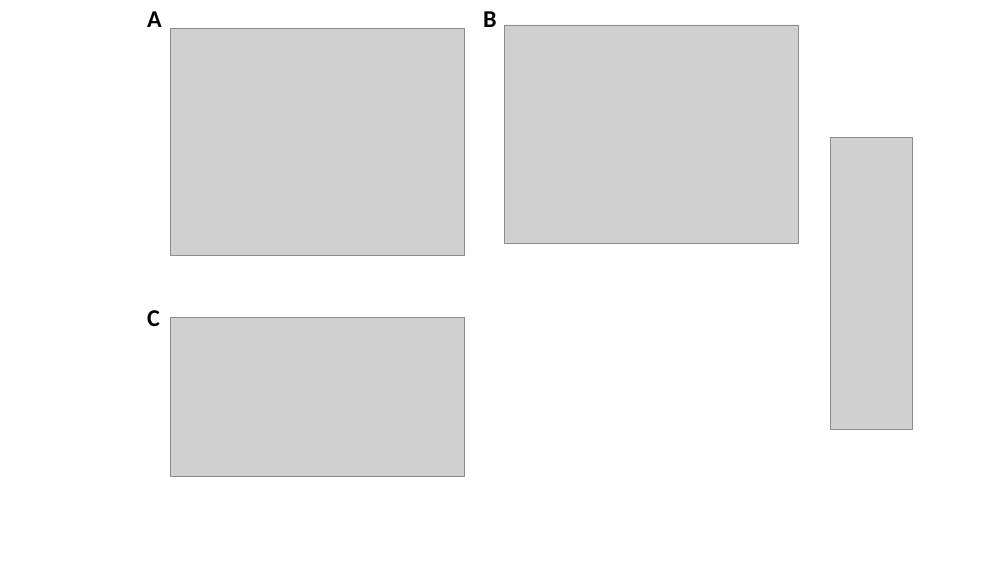
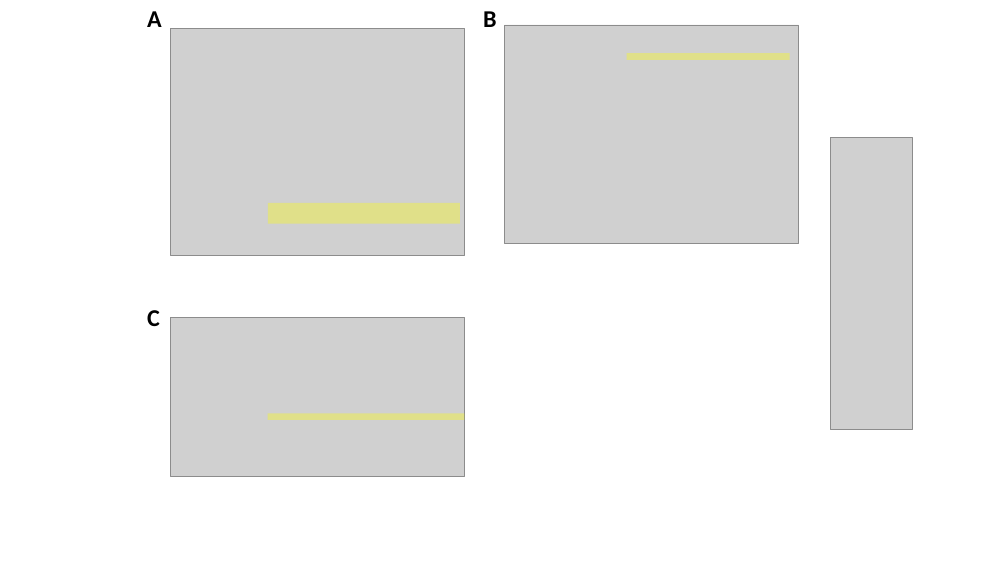
Before and after one commit to brooklabteam/Kettenburg_mada-bat-picornavirus, a slide deck: slide 2 of jane_coevolution_analysis/jane_phylogeny_images.pptx. Drawn at 1008x567 pixels with LibreOffice and Linux fonts; fonts in the diff are those of the drawing; grey boxes stand for pictures. Boxes give left, top, right and bottom in pixels: in the first picture for what was removed or moved away, otherwise in the second. Text is boxed around its words. In the diff, an @@ line names an element or a change of style, - is before the commit and + after.

```diff
--- a/jane_coevolution_analysis/jane_phylogeny_images.pptx
+++ b/jane_coevolution_analysis/jane_phylogeny_images.pptx
@@ rectangle added at (627,53,790,60), fill #FFFF00 at 34% opacity @@
@@ rectangle added at (268,203,460,224), fill #FFFF00 at 34% opacity @@
@@ rectangle added at (268,414,464,420), fill #FFFF00 at 34% opacity @@
```
Also in this commit, not shown: 1 other slide changed, 14 other files.
